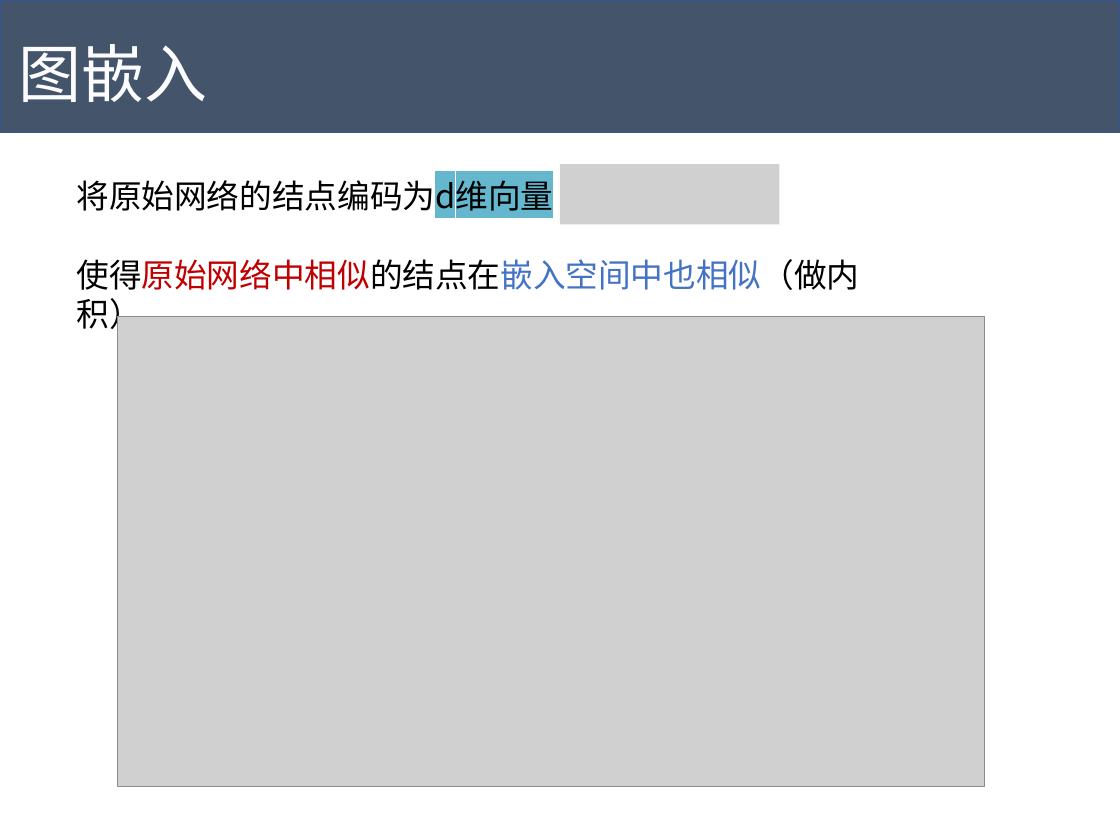
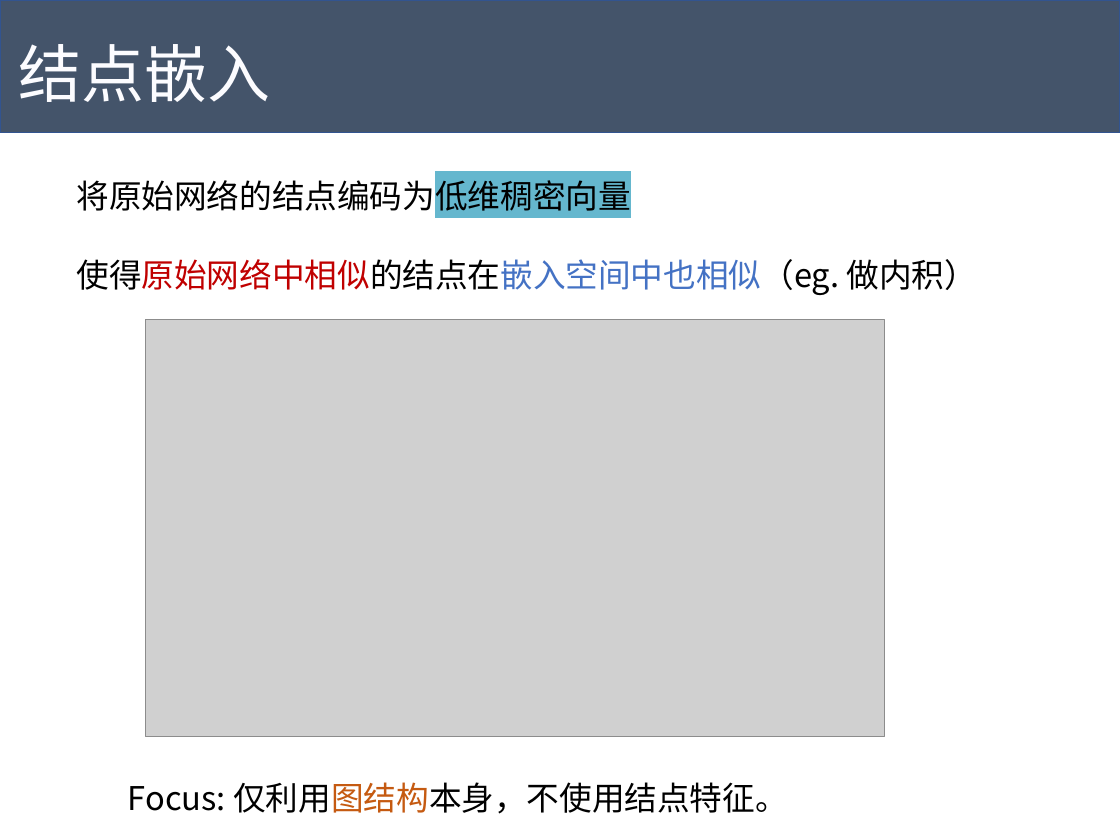
Before and after one commit to Tigerrr07/GNN-tiger, a slide deck: slide 1 of GE.pptx. Drawn at 1120x840 pixels with LibreOffice and Linux fonts; fonts in the diff are those of the drawing; grey boxes stand for pictures. Boxes give left, top, right and bottom in pixels: in the first picture for what was removed or moved away, otherwise in the second. Text is boxed around its words. In the diff, an @@ line names an element or a change of style, - is before the commit and + after.

```diff
--- a/GE.pptx
+++ b/GE.pptx
@@ text at (18,44,270,102): text changed @@
-图嵌入
+结点嵌入
@@ text at (76,175,978,295): text changed @@
-将原始网络的结点编码为d维向量
-使得原始网络中相似的结点在嵌入空间中也相似（做内积）
+将原始网络的结点编码为低维稠密向量
+使得原始网络中相似的结点在嵌入空间中也相似（eg. 做内积）
@@ picture removed at (560,164,780,224) @@
@@ picture: place and size @@
-picture at (118,317,985,787)
+picture at (145,320,885,737)
@@ text added at (128,782,788,814), 28 pt, text #000000 @@
+Focus: 仅利用图结构本身，不使用结点特征。
```
Also in this commit, not shown: 9 slides added, 2 slides removed, 2 other files.
